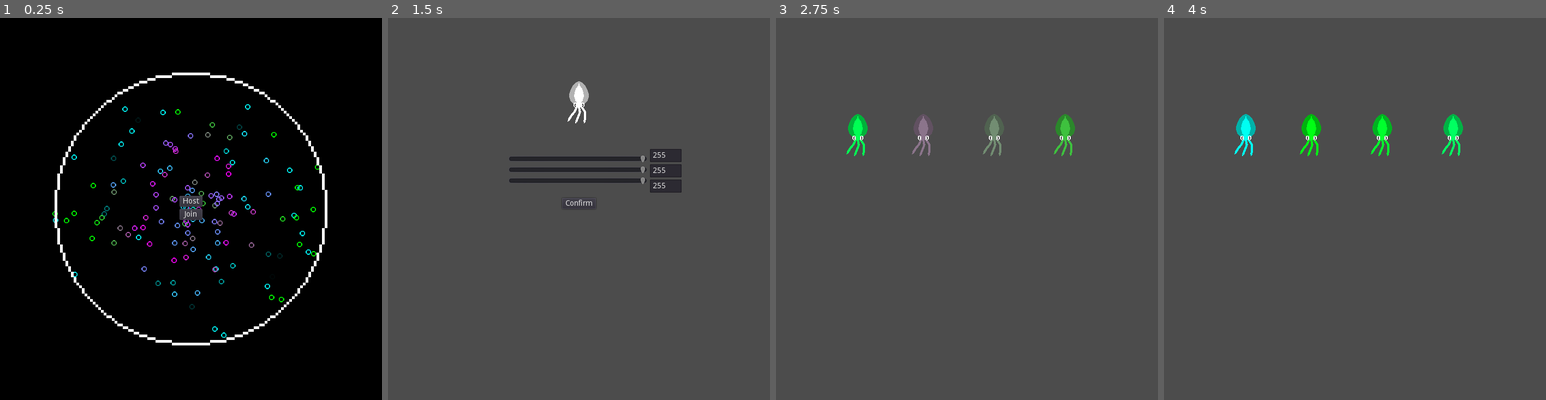
Above: before the commit, frames 1-4 (left to right).
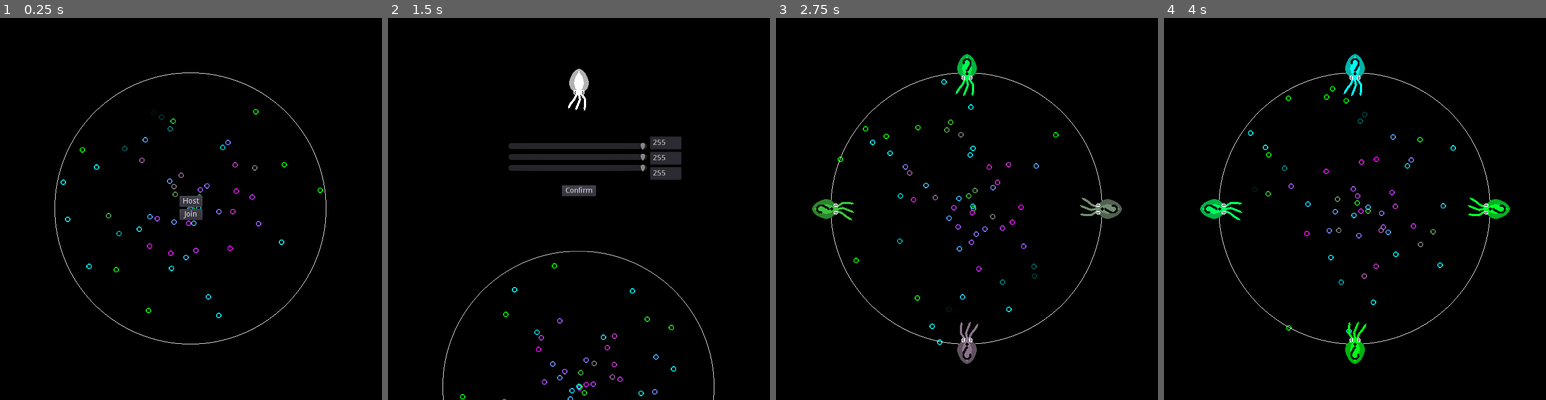
Above: after the commit, the same moments.

Repository: the-alex-g/NetworkedSquidGame
Game: Godot game, scene res://PlayerIntegration/Lobby/Lobby.tscn
Same seed, same stepped clock (60 frames per second), same inputs: the game is played once before the commit and once after it.
Inputs (mouse positions are in pixels of both pictures, inside the frame that each line leads up to):
- Up to frame 1 (0.25 s): no input
- Up to frame 2 (1.5 s): click "Host" at 0.5 s; click (579, 212) at 1.25 s, where only the run before the commit has a clickable "Join"
- Up to frame 3 (2.75 s): click "Confirm" at 2 s
- Up to frame 4 (4 s): hold D (clockwise) 2.78-3.53 s; tap A (counterclockwise) at 3.6 s

The runs differ from the first frame. In frame 1, 3.3% of the frame differs, in the area x 13-86%, y 14-86%; in frame 2, 99%; in frame 3, 100%; in frame 4, 100%, in the area x 0-100%, y 0-100%.

Commit message:
Finish adding background and question marks

Diff:
--- a/project/Art/Particles.tscn
+++ b/project/Art/Particles.tscn
@@ -29,7 +29,7 @@
 }
 
 [node name="Particles" type="CPUParticles2D" parent="."]
-amount = 50
+amount = 20
 lifetime = 5.0
 preprocess = 5.0
 texture = ExtResource( 1 )
@@ -39,7 +39,7 @@
 color_ramp = SubResource( 1 )
 
 [node name="CPUParticles2D" type="CPUParticles2D" parent="."]
-amount = 50
+amount = 20
 lifetime = 5.0
 preprocess = 5.0
 texture = ExtResource( 1 )
@@ -49,7 +49,7 @@
 color_ramp = SubResource( 2 )
 
 [node name="CPUParticles2D2" type="CPUParticles2D" parent="."]
-amount = 50
+amount = 20
 lifetime = 5.0
 preprocess = 5.0
 texture = ExtResource( 1 )
--- a/project/Game/Bullets/Bullet.gd
+++ b/project/Game/Bullets/Bullet.gd
@@ -6,11 +6,11 @@
 var player_who_shot:int
 var color:Color
 
+func _ready():
+	modulate = color
+
 func _process(delta):
 	position += Vector2(0,speed*delta).rotated(rotation)
 
-func _draw():
-	draw_circle(Vector2.ZERO, 5, color)
-
 func _on_VisibilityNotifier2D_screen_exited():
 	queue_free()
--- a/project/Game/Bullets/Bullet.tscn
+++ b/project/Game/Bullets/Bullet.tscn
@@ -1,6 +1,7 @@
-[gd_scene load_steps=3 format=2]
+[gd_scene load_steps=4 format=2]
 
 [ext_resource path="res://Game/Bullets/Bullet.gd" type="Script" id=1]
+[ext_resource path="res://Art/SmallCircle.png" type="Texture" id=2]
 
 [sub_resource type="CircleShape2D" id=1]
 radius = 6.85273
@@ -12,4 +13,7 @@
 shape = SubResource( 1 )
 
 [node name="VisibilityNotifier2D" type="VisibilityNotifier2D" parent="."]
+
+[node name="Sprite" type="Sprite" parent="."]
+texture = ExtResource( 2 )
 [connection signal="screen_exited" from="VisibilityNotifier2D" to="." method="_on_VisibilityNotifier2D_screen_exited"]
--- a/project/PlayerIntegration/Lobby/Lobby.gd
+++ b/project/PlayerIntegration/Lobby/Lobby.gd
@@ -18,7 +18,7 @@
 		print("server created")
 	get_tree().network_peer = network
 	Global.add_player(1)
-	_error = get_tree().change_scene("res://PlayerIntegration/PlayerGeneration/ColorSelector.tscn")
+	next()
 
 func _on_Join_pressed():
 	var network := NetworkedMultiplayerENet.new()
@@ -29,7 +29,7 @@
 		print("client created")
 	get_tree().network_peer = network
 	yield(get_tree().create_timer(0.1), "timeout")
-	_error = get_tree().change_scene("res://PlayerIntegration/PlayerGeneration/ColorSelector.tscn")
+	next()
 
 func _connected_to_server():
 	print("Connected OK")
@@ -47,3 +47,10 @@
 
 func _server_connection_lost():
 	print("server connection lost")
+
+func next():
+	$VBoxContainer/Host.hide()
+	$VBoxContainer/Join.hide()
+	$VBoxContainer/Host.disabled = true
+	$VBoxContainer/Join.disabled = true
+	$AnimationPlayer.play("CameraSlide")
--- a/project/PlayerIntegration/Lobby/Lobby.tscn
+++ b/project/PlayerIntegration/Lobby/Lobby.tscn
@@ -29,6 +29,10 @@
 
 [node name="Particles" parent="." instance=ExtResource( 2 )]
 
+[node name="ColorSelector" parent="." instance=ExtResource( 3 )]
+margin_top = -349.627
+margin_bottom = -349.627
+
 [node name="VBoxContainer" type="VBoxContainer" parent="."]
 anchor_left = 0.5
 anchor_top = 0.5
@@ -59,12 +63,9 @@
 "_edit_use_anchors_": false
 }
 
-[node name="ColorSelector" parent="." instance=ExtResource( 3 )]
-margin_top = -349.627
-margin_bottom = -349.627
-
 [node name="Camera2D" type="Camera2D" parent="."]
 offset = Vector2( 350, 350 )
+current = true
 
 [node name="AnimationPlayer" type="AnimationPlayer" parent="."]
 anims/CameraSlide = SubResource( 1 )
--- a/project/PlayerIntegration/WaitingArea/PlayerIndicator.gd
+++ b/project/PlayerIntegration/WaitingArea/PlayerIndicator.gd
@@ -11,3 +11,4 @@
 	if color != null:
 		$AnimationPlayer.stop()
 		$SquidBody/ColoredSquidParts.modulate = color
+		$SquidBody/Sprite.hide()
--- a/project/PlayerIntegration/WaitingArea/PlayerIndicator.tscn
+++ b/project/PlayerIntegration/WaitingArea/PlayerIndicator.tscn
@@ -1,7 +1,8 @@
-[gd_scene load_steps=4 format=2]
+[gd_scene load_steps=5 format=2]
 
 [ext_resource path="res://PlayerIntegration/WaitingArea/PlayerIndicator.gd" type="Script" id=1]
 [ext_resource path="res://Art/SquidBody.tscn" type="PackedScene" id=2]
+[ext_resource path="res://Art/QuestionMark.png" type="Texture" id=3]
 
 [sub_resource type="Animation" id=1]
 resource_name = "Fade"
@@ -24,10 +25,13 @@
 script = ExtResource( 1 )
 
 [node name="SquidBody" parent="." instance=ExtResource( 2 )]
-position = Vector2( 0, 250 )
 
 [node name="ColoredSquidParts" parent="SquidBody" index="0"]
 modulate = Color( 0.279297, 0.720703, 0.279297, 1 )
+
+[node name="Sprite" type="Sprite" parent="SquidBody"]
+position = Vector2( 0, -260 )
+texture = ExtResource( 3 )
 
 [node name="AnimationPlayer" type="AnimationPlayer" parent="."]
 anims/Fade = SubResource( 1 )
--- a/project/PlayerIntegration/WaitingArea/WaitingArea.tscn
+++ b/project/PlayerIntegration/WaitingArea/WaitingArea.tscn
@@ -1,7 +1,8 @@
-[gd_scene load_steps=3 format=2]
+[gd_scene load_steps=4 format=2]
 
 [ext_resource path="res://PlayerIntegration/WaitingArea/WaitingArea.gd" type="Script" id=1]
 [ext_resource path="res://PlayerIntegration/WaitingArea/PlayerIndicator.tscn" type="PackedScene" id=2]
+[ext_resource path="res://Art/Particles.tscn" type="PackedScene" id=3]
 
 [node name="WaitingArea" type="Control"]
 anchor_right = 1.0
@@ -10,6 +11,8 @@
 __meta__ = {
 "_edit_use_anchors_": false
 }
+
+[node name="Particles" parent="." instance=ExtResource( 3 )]
 
 [node name="StartButton" type="Button" parent="."]
 anchor_left = 0.5
@@ -26,16 +29,16 @@
 }
 
 [node name="PlayerIndicators" type="Node2D" parent="."]
+position = Vector2( 350, 350 )
 
 [node name="PlayerIndicator0" parent="PlayerIndicators" instance=ExtResource( 2 )]
-position = Vector2( 150, 210 )
+
+[node name="PlayerIndicator2" parent="PlayerIndicators" instance=ExtResource( 2 )]
+rotation = 1.5708
 
 [node name="PlayerIndicator1" parent="PlayerIndicators" instance=ExtResource( 2 )]
-position = Vector2( 270, 210 )
-
-[node name="PlayerIndicator2" parent="PlayerIndicators" instance=ExtResource( 2 )]
-position = Vector2( 400, 210 )
+rotation = 3.14159
 
 [node name="PlayerIndicator3" parent="PlayerIndicators" instance=ExtResource( 2 )]
-position = Vector2( 530, 210 )
+rotation = 4.71239
 [connection signal="pressed" from="StartButton" to="." method="_on_StartButton_pressed"]
Binary file changed: project/Art/LargeCircle.png
Binary file added: project/Art/QuestionMark.png
Not shown, added: project/Art/QuestionMark.png.import
Not shown, changed: project/Art/PiskelFiles/LargeCircle.piskel
Not shown, added: project/Art/PiskelFiles/QuestionMark.piskel
